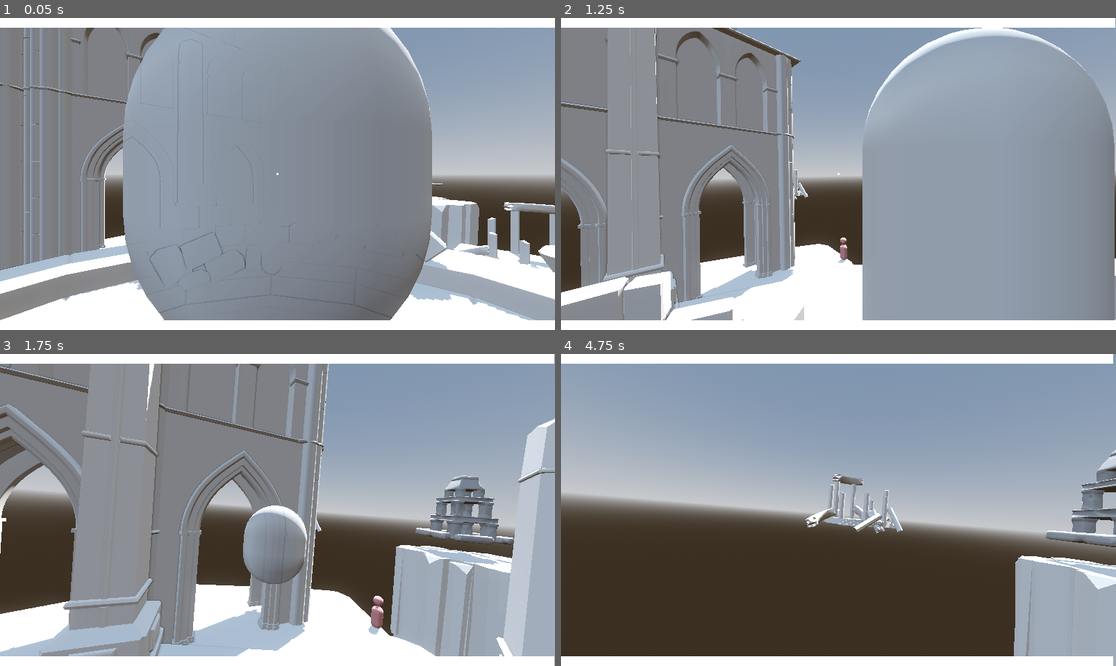
Above: before the commit, frames 1-4 (two rows, left to right).
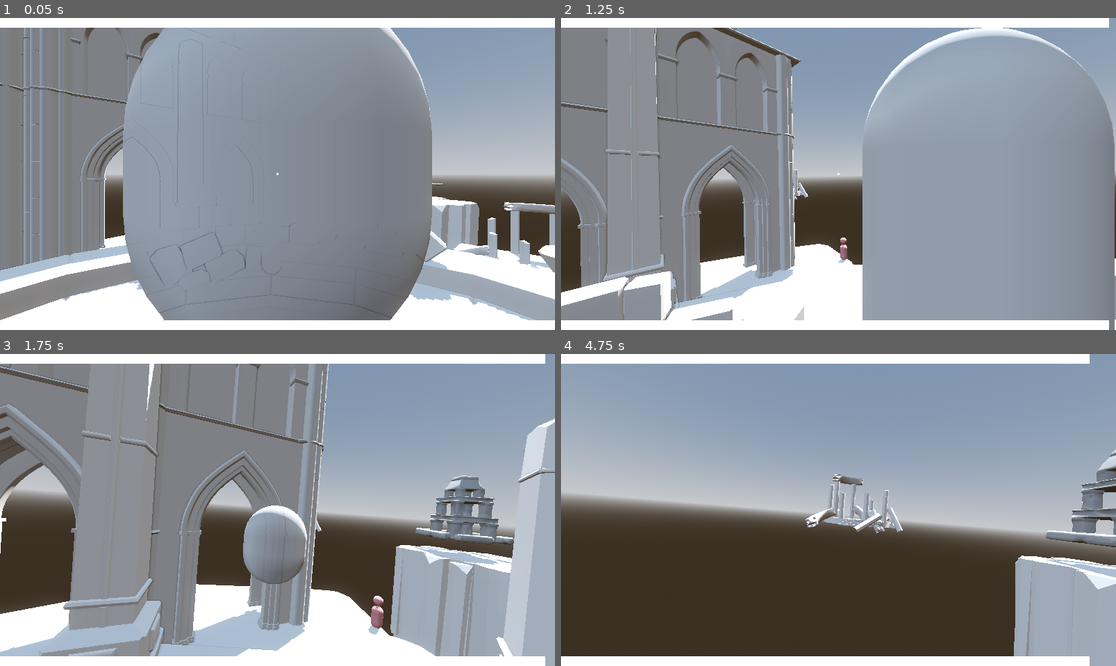
Above: after the commit, the same moments.

Repository: madmonki/GGJ2026
Game: Godot game, scene res://main.tscn
Two runs of this game, one before a commit and one after it. Both use one fixed random seed, a clock stepped at 60 frames per second and the inputs below.
Inputs (mouse positions are in pixels of both pictures, inside the frame that each line leads up to):
- Up to frame 1 (0.05 s): no input
- Up to frame 2 (1.25 s): move the mouse to (866, 174) at 0.52 s; press the mouse at (866, 174) at 0.53 s; hold W (move_forward) from 0.53 s (still down); tap Space (jump) at 0.77 s
- Up to frame 3 (1.75 s): keep holding W (move_forward); move the mouse to (249, 510) at 1.27 s; release the mouse at (249, 510) at 1.28 s; tap Shift (sprint) at 1.35 s; tap Space (jump) at 1.52 s
- Up to frame 4 (4.75 s): keep holding W (move_forward); move the mouse to (849, 503) at 2.02 s; press the mouse at (849, 503) at 2.03 s; move the mouse to (832, 516) at 2.77 s; release the mouse at (832, 516) at 2.78 s; tap Shift (sprint) at 2.85, 4.35 s; tap Space (jump) at 3.02, 3.77, 4.52 s; move the mouse to (877, 513) at 3.52 s; press the mouse at (877, 513) at 3.53 s; move the mouse to (794, 506) at 4.27 s; release the mouse at (794, 506) at 4.28 s

Frame 1 is identical in both runs. In frame 2, less than 0.1% of the frame differs, in the area x 98-100%, y 0-100%; in frame 3, 0.1%; in frame 4, 0.3%, in the area x 95-100%, y 0-100%.

Commit message:
Update player.gd

Diff:
--- a/player.gd
+++ b/player.gd
@@ -41,7 +41,7 @@
 @onready var head_mesh = $HeadMesh
 
 
-var doom_duration = 999
+var doom_duration = 100
 var doom_timer = 0.0
 var doom_active = false
 var is_dead = false
